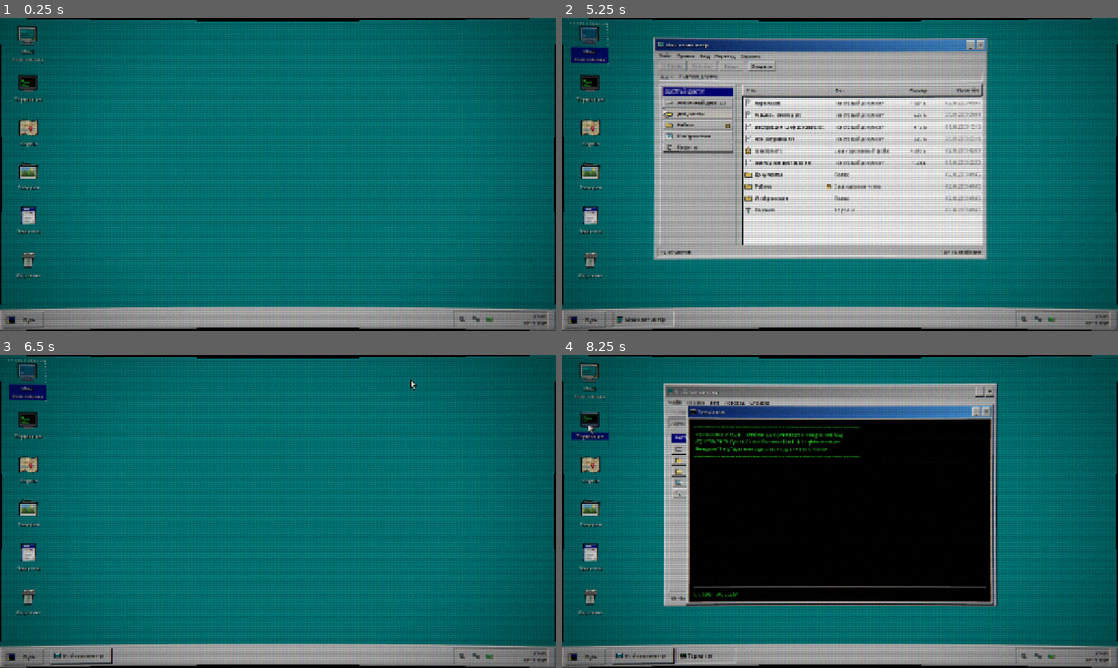
Above: before the commit, frames 1-4 (two rows, left to right).
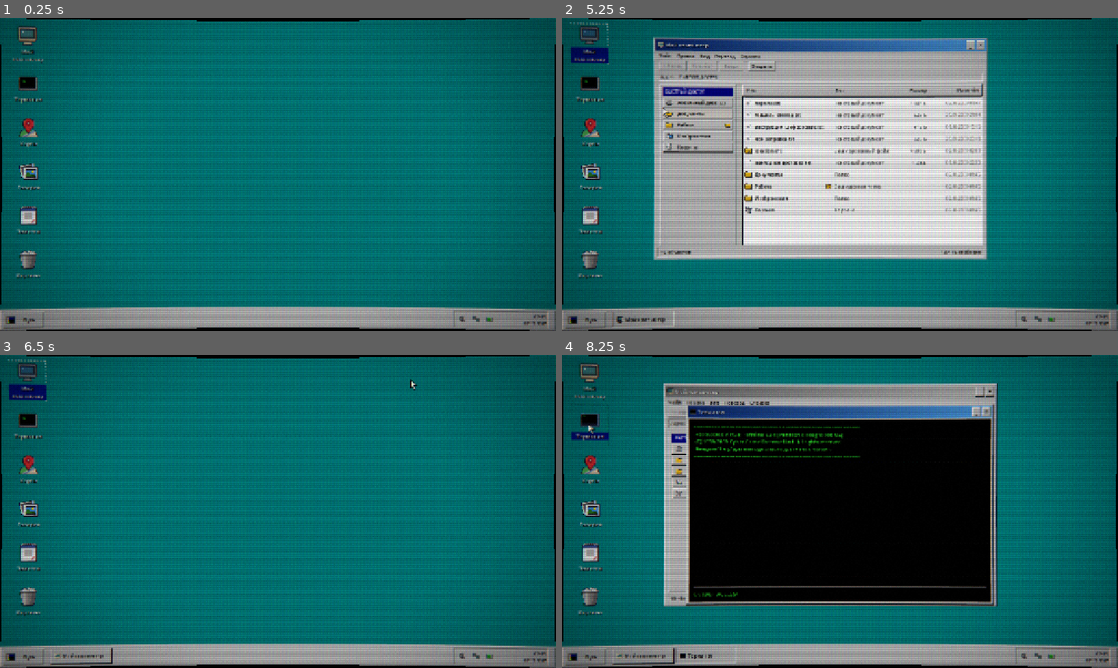
Above: after the commit, the same moments.

Repository: nikkey31/root_access
Game: Godot game, scene res://scenes/desktop/Desktop.tscn
Two runs of this game, one before a commit and one after it. Both use one fixed random seed, a clock stepped at 60 frames per second and the inputs below.
Inputs (mouse positions are in pixels of both pictures, inside the frame that each line leads up to):
- Up to frame 1 (0.25 s): no input
- Up to frame 2 (5.25 s): click "Пуск" at 0.5 s; click (623, 193) at 1.27 s; type "12" at 1.35 s; click (1040, 321) at 2 s; click (1056, 321) at 2.75 s; click (1029, 321) at 3.5 s; tap Enter at 4.25 s; drag from (840, 174) to (895, 105) at 4.27 s; tap Space at 5 s; drag from (589, 43) to (812, 237) at 5.02 s
- Up to frame 3 (6.5 s): click "_" at 5.75 s
- Up to frame 4 (8.25 s): click "Мой компьютер" at 6.5 s; click "×" at 7.25 s; tap Enter at 8, 8.1 s; move the mouse to (589, 423) at 8.02 s; hold Right from 8.03 s (still down); click (589, 423) at 8.17 s

The runs differ from the first frame. In frame 1, 0.9% of the frame differs, in the area x 3-7%, y 2-81%; in frame 2, 1.2%, in the area x 3-49%, y 2-98%; in frame 3, 0.9%; in frame 4, 1.1%.

Commit message:
feat(assets): integrate full set of retro pixel-art icons and city map

Diff:
--- a/scenes/apps/Explorer.tscn
+++ b/scenes/apps/Explorer.tscn
@@ -5,7 +5,7 @@
 [ext_resource type="Texture2D" path="res://assets/ui/panel_sunken.png" id="3_sunken"]
 [ext_resource type="Texture2D" path="res://assets/ui/panel_sunken_white.png" id="4_sunken_white"]
 [ext_resource type="Texture2D" path="res://assets/ui/titlebar_active.png" id="5_title_active"]
-[ext_resource type="Texture2D" path="res://assets/icons/lock.svg" id="6_lock"]
+[ext_resource type="Texture2D" path="res://assets/icons/folder_locked.png" id="6_lock"]
 
 [sub_resource type="SystemFont" id="SystemFont_sans"]
 font_names = PackedStringArray("Tahoma", "MS Sans Serif", "Segoe UI", "Arial")
--- a/scenes/apps/Notes.tscn
+++ b/scenes/apps/Notes.tscn
@@ -4,7 +4,7 @@
 [ext_resource type="Texture2D" path="res://assets/ui/panel_raised.png" id="2_raised"]
 [ext_resource type="Texture2D" path="res://assets/ui/panel_sunken.png" id="3_sunken"]
 [ext_resource type="Texture2D" path="res://assets/ui/panel_sunken_white.png" id="4_sunken_white"]
-[ext_resource type="Texture2D" path="res://assets/icons/file_text.svg" id="5_icon_file"]
+[ext_resource type="Texture2D" path="res://assets/icons/file_text.png" id="5_icon_file"]
 
 [sub_resource type="SystemFont" id="SystemFont_sans"]
 font_names = PackedStringArray("Tahoma", "MS Sans Serif", "Segoe UI", "Arial")
--- a/scenes/desktop/Desktop.tscn
+++ b/scenes/desktop/Desktop.tscn
@@ -3,12 +3,12 @@
 [ext_resource type="Script" path="res://scripts/desktop/desktop.gd" id="1_desktop"]
 [ext_resource type="Script" path="res://scripts/desktop/scanlines.gd" id="2_scanlines"]
 [ext_resource type="PackedScene" path="res://scenes/ui/DesktopIcon.tscn" id="3_icon_scene"]
-[ext_resource type="Texture2D" path="res://assets/icons/computer.svg" id="4_computer"]
-[ext_resource type="Texture2D" path="res://assets/icons/terminal.svg" id="5_terminal"]
-[ext_resource type="Texture2D" path="res://assets/icons/maps.svg" id="6_maps"]
-[ext_resource type="Texture2D" path="res://assets/icons/gallery.svg" id="7_gallery"]
-[ext_resource type="Texture2D" path="res://assets/icons/notes.svg" id="8_notes"]
-[ext_resource type="Texture2D" path="res://assets/icons/recycle_bin.svg" id="9_recycle"]
+[ext_resource type="Texture2D" path="res://assets/icons/computer.png" id="4_computer"]
+[ext_resource type="Texture2D" path="res://assets/icons/terminal.png" id="5_terminal"]
+[ext_resource type="Texture2D" path="res://assets/icons/maps.png" id="6_maps"]
+[ext_resource type="Texture2D" path="res://assets/icons/gallery.png" id="7_gallery"]
+[ext_resource type="Texture2D" path="res://assets/icons/notes.png" id="8_notes"]
+[ext_resource type="Texture2D" path="res://assets/icons/recycle_bin.png" id="9_recycle"]
 [ext_resource type="Texture2D" path="res://assets/icons/start.svg" id="10_start"]
 [ext_resource type="Texture2D" path="res://assets/icons/speaker.svg" id="11_speaker"]
 [ext_resource type="Texture2D" path="res://assets/icons/network.svg" id="12_network"]
--- a/scripts/apps/explorer.gd
+++ b/scripts/apps/explorer.gd
@@ -43,13 +43,13 @@
 @onready var btn_preview_close: Button = $PreviewOverlay/Center/PreviewDialog/DialogVBox/ButtonRow/BtnClose
 
 # Иконки
-const ICON_DRIVE := preload("res://assets/icons/drive.svg")
-const ICON_FOLDER := preload("res://assets/icons/folder.svg")
-const ICON_FILE := preload("res://assets/icons/file_text.svg")
-const ICON_PHOTO := preload("res://assets/icons/photo.svg")
-const ICON_LOCK := preload("res://assets/icons/lock.svg")
-const ICON_RECYCLE := preload("res://assets/icons/recycle_bin.svg")
-const ICON_COMPUTER := preload("res://assets/icons/computer.svg")
+const ICON_DRIVE := preload("res://assets/icons/drive.png")
+const ICON_FOLDER := preload("res://assets/icons/folder.png")
+const ICON_FILE := preload("res://assets/icons/file_text.png")
+const ICON_PHOTO := preload("res://assets/icons/gallery.png")
+const ICON_LOCK := preload("res://assets/icons/folder_locked.png")
+const ICON_RECYCLE := preload("res://assets/icons/recycle_bin.png")
+const ICON_COMPUTER := preload("res://assets/icons/computer.png")
 
 # Цвета ретро-интерфейса
 const C_NAVY := Color(0, 0, 0.501961, 1.0)
--- a/scripts/apps/notes.gd
+++ b/scripts/apps/notes.gd
@@ -14,7 +14,7 @@
 @onready var status_left: Label = $VBox/StatusBar/StatusMargin/StatusRow/StatusLeft
 @onready var status_encoding: Label = $VBox/StatusBar/StatusMargin/StatusRow/StatusEncoding
 
-const ICON_FILE := preload("res://assets/icons/file_text.svg")
+const ICON_FILE := preload("res://assets/icons/file_text.png")
 
 const DEFAULT_NOTES: Array[String] = [
 	"пароли.txt",
--- a/scripts/apps/previews/app_preview.gd
+++ b/scripts/apps/previews/app_preview.gd
@@ -19,14 +19,14 @@
 const C_RED := Color(0.72, 0.12, 0.12, 1.0)
 const C_GREEN := Color(0.2, 1.0, 0.2, 1.0)
 
-const ICON_DRIVE := preload("res://assets/icons/drive.svg")
-const ICON_FOLDER := preload("res://assets/icons/folder.svg")
-const ICON_FILE := preload("res://assets/icons/file_text.svg")
-const ICON_PHOTO := preload("res://assets/icons/photo.svg")
-const ICON_LOCK := preload("res://assets/icons/lock.svg")
-const ICON_NOTES := preload("res://assets/icons/notes.svg")
-const ICON_RECYCLE := preload("res://assets/icons/recycle_bin.svg")
-const ICON_TERMINAL := preload("res://assets/icons/terminal.svg")
+const ICON_DRIVE := preload("res://assets/icons/drive.png")
+const ICON_FOLDER := preload("res://assets/icons/folder.png")
+const ICON_FILE := preload("res://assets/icons/file_text.png")
+const ICON_PHOTO := preload("res://assets/icons/gallery.png")
+const ICON_LOCK := preload("res://assets/icons/folder_locked.png")
+const ICON_NOTES := preload("res://assets/icons/notes.png")
+const ICON_RECYCLE := preload("res://assets/icons/recycle_bin.png")
+const ICON_TERMINAL := preload("res://assets/icons/terminal.png")
 
 const PHOTO_TRUCK := preload("res://assets/previews/photo_truck.png")
 const PHOTO_PICKUP := preload("res://assets/previews/photo_pickup.png")
--- a/scripts/apps/previews/map_preview.gd
+++ b/scripts/apps/previews/map_preview.gd
@@ -1,11 +1,13 @@
 class_name MapPreview
 extends Control
 
-## Декоративная карта города для макета приложения «Карты».
-## Рисует кварталы, дороги, реку и семь сюжетных точек интереса.
-## Поверх рисунка лежат настоящие кнопки-метки: клик открывает карточку места.
+## Интерактивная карта города приложения «Карты».
+## Отображает растровую ретро-карту (assets/maps/city_map.jpg) и семь
+## кликабельных точек интереса поверх неё.
 
 signal marker_clicked(marker: Dictionary)
+
+const CITY_MAP_PATH := "res://assets/maps/city_map.jpg"
 
 const MARKERS := [
 	{
@@ -15,7 +17,7 @@
 		"note": "Частный одноэтажный дом. Указан как адрес проживания С. Раклина.",
 		"action": "[ Отправить группу захвата ]",
 		"action_result": "Группа захвата направлена по адресу: ул. Береговая, 14.\nОжидайте доклад с места.",
-		"pos": Vector2(0.24, 0.30),
+		"pos": Vector2(0.71, 0.22),
 		"color": Color(0.16, 0.32, 0.56),
 		"key": false,
 	},
@@ -26,7 +28,7 @@
 		"note": "Жилой дом. Зарегистрирован на Е. Рейвенса.",
 		"action": "[ Отправить группу захвата ]",
 		"action_result": "Группа захвата направлена по адресу: ул. Мира, 8.\nОжидайте доклад с места.",
-		"pos": Vector2(0.48, 0.20),
+		"pos": Vector2(0.42, 0.24),
 		"color": Color(0.16, 0.32, 0.56),
 		"key": false,
 	},
@@ -37,7 +39,7 @@
 		"note": "Ряд металлических гаражных боксов на восточной окраине.",
 		"action": "[ Отправить группу захвата ]",
 		"action_result": "Группа захвата направлена в ГК «Восток».\nОжидайте доклад с места.",
-		"pos": Vector2(0.72, 0.30),
+		"pos": Vector2(0.64, 0.44),
 		"color": Color(0.32, 0.32, 0.32),
 		"key": false,
 	},
@@ -48,7 +50,7 @@
 		"note": "Многоквартирный жилой дом. Место проживания М. Юхновой.",
 		"action": "[ Отправить группу захвата ]",
 		"action_result": "Группа захвата направлена по адресу: ул. Ленина, 54.\nОжидайте доклад с места.",
-		"pos": Vector2(0.34, 0.55),
+		"pos": Vector2(0.28, 0.46),
 		"color": Color(0.16, 0.32, 0.56),
 		"key": false,
 	},
@@ -59,7 +61,7 @@
 		"note": "Одиночный металлический бокс в промышленном секторе.",
 		"action": "[ Отправить группу захвата ]",
 		"action_result": "Группа захвата направлена в Бокс № 6752.\nОжидайте доклад с места.",
-		"pos": Vector2(0.62, 0.68),
+		"pos": Vector2(0.64, 0.72),
 		"color": Color(0.32, 0.32, 0.32),
 		"key": false,
 	},
@@ -70,7 +72,7 @@
 		"note": "Заброшенный складской комплекс за бетонным забором.",
 		"action": "[ Отправить группу захвата ]",
 		"action_result": "Группа захвата направлена на Склад № 3.\nОжидайте доклад с места.",
-		"pos": Vector2(0.82, 0.58),
+		"pos": Vector2(0.83, 0.67),
 		"color": Color(0.32, 0.32, 0.32),
 		"key": false,
 	},
@@ -81,13 +83,14 @@
 		"note": "Заброшенный пункт приёма металлолома за городом.",
 		"action": "[ Отправить группу захвата ]",
 		"action_result": "Группа захвата направлена на Свалку (9-й км).\nОжидайте доклад с места.",
-		"pos": Vector2(0.18, 0.80),
+		"pos": Vector2(0.16, 0.80),
 		"color": Color(0.32, 0.32, 0.32),
 		"key": false,
 	},
 ]
 
 var _font: Font
+var _map_texture: Texture2D = null
 var _marker_buttons: Array[Button] = []
 var _hovered_marker: int = -1
 
@@ -97,9 +100,20 @@
 	_font = get_theme_font("font", "Label")
 	if _font == null:
 		_font = ThemeDB.fallback_font
+	_load_map_texture()
 	_build_marker_buttons()
 	resized.connect(_layout_marker_buttons)
 	resized.connect(queue_redraw)
+
+func _load_map_texture() -> void:
+	if ResourceLoader.exists(CITY_MAP_PATH):
+		_map_texture = load(CITY_MAP_PATH) as Texture2D
+	if _map_texture == null:
+		var abs_path := ProjectSettings.globalize_path(CITY_MAP_PATH)
+		if FileAccess.file_exists(abs_path):
+			var img := Image.load_from_file(abs_path)
+			if img != null and not img.is_empty():
+				_map_texture = ImageTexture.create_from_image(img)
 
 func _build_marker_buttons() -> void:
 	for index in range(MARKERS.size()):
@@ -124,14 +138,16 @@
 		return
 	for index in range(_marker_buttons.size()):
 		var marker: Dictionary = MARKERS[index]
-		var point := Vector2(size.x * marker["pos"].x, size.y * marker["pos"].y)
-		var width := 180.0
-		var x := point.x - 4.0
-		if x + width > size.x:
-			x = maxf(0.0, size.x - width)
+		var point := Vector2(roundf(size.x * marker["pos"].x), roundf(size.y * marker["pos"].y))
+		var label: String = marker["name"]
+		var text_w := _font.get_string_size(label, HORIZONTAL_ALIGNMENT_LEFT, -1, 10).x + 12.0
+		var flip_left := point.x + 14.0 + text_w > size.x - 6.0
+		var left_x := (point.x - text_w - 14.0) if flip_left else (point.x - 10.0)
+		var total_w := text_w + 26.0
+		left_x = clampf(left_x, 2.0, maxf(2.0, size.x - total_w - 2.0))
 		var button := _marker_buttons[index]
-		button.position = Vector2(x, point.y - 18.0)
-		button.size = Vector2(width, 30.0)
+		button.position = Vector2(left_x, point.y - 18.0)
+		button.size = Vector2(total_w, 32.0)
 
 func _on_marker_pressed(index: int) -> void:
 	marker_clicked.emit(MARKERS[index])
@@ -149,78 +165,33 @@
 	var h := size.y
 	if w < 40.0 or h < 40.0:
 		return
-	draw_rect(Rect2(Vector2.ZERO, size), Color(0.91, 0.89, 0.79))
-
-	# Лёгкая миллиметровая сетка.
-	for x in range(0, int(w), 36):
-		draw_line(Vector2(x, 0), Vector2(x, h), Color(0, 0, 0, 0.045), 1.0)
-	for y in range(0, int(h), 36):
-		draw_line(Vector2(0, y), Vector2(w, y), Color(0, 0, 0, 0.045), 1.0)
-
-	# Парк и река.
-	draw_rect(Rect2(w * 0.05, h * 0.58, w * 0.22, h * 0.28), Color(0.68, 0.78, 0.56))
-	draw_circle(Vector2(w * 0.10, h * 0.68), 9.0, Color(0.42, 0.58, 0.36))
-	draw_circle(Vector2(w * 0.18, h * 0.78), 12.0, Color(0.42, 0.58, 0.36))
-	var river := PackedVector2Array([
-		Vector2(w * 0.90, 0), Vector2(w * 0.95, h * 0.22),
-		Vector2(w * 0.88, h * 0.42), Vector2(w * 0.92, h * 0.62),
-		Vector2(w * 0.86, h * 0.82), Vector2(w * 0.90, h),
-		Vector2(w, h), Vector2(w, 0),
-	])
-	draw_colored_polygon(river, Color(0.55, 0.72, 0.80))
-
-	# Кварталы.
-	var blocks: Array[Rect2] = [
-		Rect2(w * 0.06, h * 0.10, w * 0.12, h * 0.12),
-		Rect2(w * 0.23, h * 0.08, w * 0.16, h * 0.14),
-		Rect2(w * 0.54, h * 0.08, w * 0.16, h * 0.12),
-		Rect2(w * 0.74, h * 0.12, w * 0.10, h * 0.10),
-		Rect2(w * 0.08, h * 0.38, w * 0.14, h * 0.12),
-		Rect2(w * 0.42, h * 0.38, w * 0.16, h * 0.12),
-		Rect2(w * 0.68, h * 0.42, w * 0.12, h * 0.10),
-		Rect2(w * 0.22, h * 0.68, w * 0.12, h * 0.10),
-		Rect2(w * 0.44, h * 0.78, w * 0.18, h * 0.10),
-	]
-	for block in blocks:
-		draw_rect(block, Color(0.80, 0.75, 0.63))
-		draw_rect(block, Color(0.66, 0.60, 0.48), false, 1.0)
-		var inner := block.grow(-4)
-		if inner.size.x > 0 and inner.size.y > 0:
-			draw_rect(inner, Color(0.86, 0.82, 0.71))
-
-	# Дороги: тёмная кромка + светлое полотно.
-	_draw_road(Vector2(0, h * 0.32), Vector2(w, h * 0.26), 16.0)
-	_draw_road(Vector2(0, h * 0.72), Vector2(w, h * 0.64), 20.0)
-	_draw_road(Vector2(w * 0.20, 0), Vector2(w * 0.28, h), 14.0)
-	_draw_road(Vector2(w * 0.56, 0), Vector2(w * 0.50, h), 14.0)
-	_draw_road(Vector2(w * 0.80, 0), Vector2(w * 0.74, h), 12.0)
-	_draw_road(Vector2(w * 0.20, h * 0.32), Vector2(w * 0.56, h * 0.72), 10.0)
-
-	# Промзона.
-	draw_rect(Rect2(w * 0.52, h * 0.52, w * 0.32, h * 0.32), Color(0.73, 0.70, 0.62, 0.45))
-	draw_rect(Rect2(w * 0.52, h * 0.52, w * 0.32, h * 0.32), Color(0.55, 0.50, 0.42, 0.7), false, 1.0)
-	for x in range(int(w * 0.54), int(w * 0.82), 10):
-		draw_line(Vector2(x, h * 0.54), Vector2(x, h * 0.82), Color(0.55, 0.50, 0.42, 0.18), 1.0)
-
-	_draw_caption(Vector2(w * 0.54, h * 0.55), "СЕВЕРНАЯ ПРОМЗОНА", Color(0.40, 0.35, 0.28, 0.9), 9)
-	_draw_caption(Vector2(w * 0.60, h * 0.86), "р. Тёмная", Color(0.30, 0.45, 0.55, 0.9), 9)
-	_draw_caption(Vector2(w * 0.26, h * 0.34), "ул. Ленина", Color(0.35, 0.35, 0.35, 0.8), 9)
+
+	if _map_texture != null:
+		draw_texture_rect(_map_texture, Rect2(Vector2.ZERO, size), false)
+	else:
+		draw_rect(Rect2(Vector2.ZERO, size), Color(0.91, 0.89, 0.79))
+
+	# Лёгкая координатная сетка поверх карты (стиль ГИС 2000-х).
+	for x in range(0, int(w), 48):
+		draw_line(Vector2(x, 0), Vector2(x, h), Color(0, 0, 0, 0.06), 1.0)
+	for y in range(0, int(h), 48):
+		draw_line(Vector2(0, y), Vector2(w, y), Color(0, 0, 0, 0.06), 1.0)
+
+	# Лаконичные географические подписи районов.
+	_draw_caption_tag(Vector2(w * 0.56, h * 0.88), "СЕВЕРНАЯ ПРОМЗОНА")
+	_draw_caption_tag(Vector2(w * 0.85, h * 0.36), "р. Тёмная")
+	_draw_caption_tag(Vector2(w * 0.24, h * 0.34), "ул. Ленина")
 
 	# Точки интереса.
 	for index in range(MARKERS.size()):
 		_draw_marker(MARKERS[index], index)
-
-func _draw_road(from: Vector2, to: Vector2, width: float) -> void:
-	draw_line(from, to, Color(0.63, 0.58, 0.49), width + 3.0)
-	draw_line(from, to, Color(0.97, 0.95, 0.88), width)
-	draw_line(from, to, Color(1.0, 1.0, 1.0, 0.45), 1.0)
 
 func _draw_marker(marker: Dictionary, index: int) -> void:
 	var pos: Vector2 = Vector2(roundf(size.x * marker["pos"].x), roundf(size.y * marker["pos"].y))
 	var color: Color = marker["color"]
 	var hovered := index == _hovered_marker
 	if hovered:
-		draw_rect(Rect2(pos - Vector2(9, 9), Vector2(18, 18)), Color(1.0, 0.95, 0.55, 0.55))
+		draw_rect(Rect2(pos - Vector2(9, 9), Vector2(18, 18)), Color(1.0, 0.95, 0.55, 0.65))
 		draw_rect(Rect2(pos - Vector2(9, 9), Vector2(18, 18)), Color(0.0, 0.0, 0.5, 1.0), false, 1.0)
 	# Строгая квадратная ретро-метка с чёрной рамкой (стиль карт 90-х).
 	draw_line(pos + Vector2(0, 6), pos + Vector2(0, 14), Color(0, 0, 0, 1), 2.0)
@@ -231,11 +202,17 @@
 	var label: String = marker["name"]
 	var font_size := 10
 	var text_size := _font.get_string_size(label, HORIZONTAL_ALIGNMENT_LEFT, -1, font_size)
-	var label_pos := pos + Vector2(11, -6)
+	var flip_left := pos.x + 11.0 + text_size.x + 6.0 > size.x - 4.0
+	var label_x := (pos.x - text_size.x - 14.0) if flip_left else (pos.x + 11.0)
+	var label_pos := Vector2(roundf(label_x), roundf(pos.y - 6.0))
 	var rect := Rect2(label_pos - Vector2(3, 12), Vector2(text_size.x + 6, 16))
-	draw_rect(rect, Color(1, 1, 0.86, 1.0) if hovered else Color(0.95, 0.95, 0.92, 0.96))
-	draw_rect(rect, Color(0.0, 0.0, 0.5, 1.0) if hovered else Color(0.15, 0.15, 0.15, 0.9), false, 1.0)
+	draw_rect(rect, Color(1, 1, 0.86, 1.0) if hovered else Color(0.96, 0.96, 0.92, 0.96))
+	draw_rect(rect, Color(0.0, 0.0, 0.5, 1.0) if hovered else Color(0.15, 0.15, 0.15, 0.95), false, 1.0)
 	draw_string(_font, label_pos, label, HORIZONTAL_ALIGNMENT_LEFT, -1, font_size, Color(0.05, 0.05, 0.05, 1.0))
 
-func _draw_caption(pos: Vector2, text: String, color: Color, font_size: int) -> void:
-	draw_string(_font, pos, text, HORIZONTAL_ALIGNMENT_LEFT, -1, font_size, color)
+func _draw_caption_tag(pos: Vector2, text: String) -> void:
+	var font_size := 9
+	var ts := _font.get_string_size(text, HORIZONTAL_ALIGNMENT_LEFT, -1, font_size)
+	var rect := Rect2(pos - Vector2(3, 10), Vector2(ts.x + 6, 13))
+	draw_rect(rect, Color(0.95, 0.93, 0.86, 0.72))
+	draw_string(_font, pos, text, HORIZONTAL_ALIGNMENT_LEFT, -1, font_size, Color(0.22, 0.20, 0.16, 0.95))
--- a/scripts/desktop/desktop.gd
+++ b/scripts/desktop/desktop.gd
@@ -18,7 +18,7 @@
 	{
 		"id": "computer",
 		"title": "Мой компьютер",
-		"icon": preload("res://assets/icons/computer.svg"),
+		"icon": preload("res://assets/icons/computer.png"),
 		"kind": "computer",
 		"size": Vector2(780, 520),
 		"min_size": Vector2(560, 360),
@@ -26,7 +26,7 @@
 	{
 		"id": "terminal",
 		"title": "Терминал",
-		"icon": preload("res://assets/icons/terminal.svg"),
+		"icon": preload("res://assets/icons/terminal.png"),
 		"kind": "terminal",
 		"size": Vector2(720, 470),
 		"min_size": Vector2(480, 300),
@@ -34,7 +34,7 @@
 	{
 		"id": "maps",
 		"title": "Карты",
-		"icon": preload("res://assets/icons/maps.svg"),
+		"icon": preload("res://assets/icons/maps.png"),
 		"kind": "maps",
 		"size": Vector2(840, 560),
 		"min_size": Vector2(560, 360),
@@ -42,7 +42,7 @@
 	{
 		"id": "gallery",
 		"title": "Галерея",
-		"icon": preload("res://assets/icons/gallery.svg"),
+		"icon": preload("res://assets/icons/gallery.png"),
 		"kind": "gallery",
 		"size": Vector2(860, 580),
 		"min_size": Vector2(600, 380),
@@ -50,7 +50,7 @@
 	{
 		"id": "notes",
 		"title": "Заметки",
-		"icon": preload("res://assets/icons/notes.svg"),
+		"icon": preload("res://assets/icons/notes.png"),
 		"kind": "notes",
 		"size": Vector2(660, 500),
 		"min_size": Vector2(420, 300),
@@ -58,7 +58,7 @@
 	{
 		"id": "recycle",
 		"title": "Корзина",
-		"icon": preload("res://assets/icons/recycle_bin.svg"),
+		"icon": preload("res://assets/icons/recycle_bin.png"),
 		"kind": "recycle",
 		"size": Vector2(760, 480),
 		"min_size": Vector2(520, 320),
Binary file added: assets/icons/browser.png
Binary file added: assets/icons/computer.png
Binary file added: assets/icons/drive.png
Binary file added: assets/icons/file_text.png
Binary file added: assets/icons/folder.png
Binary file added: assets/icons/folder_locked.png
Binary file added: assets/icons/gallery.png
Binary file added: assets/icons/maps.png
Binary file added: assets/icons/messenger.png
Binary file added: assets/icons/notes.png
Binary file added: assets/icons/recycle_bin.png
Binary file added: assets/icons/terminal.png
(and 1 more such lines)
